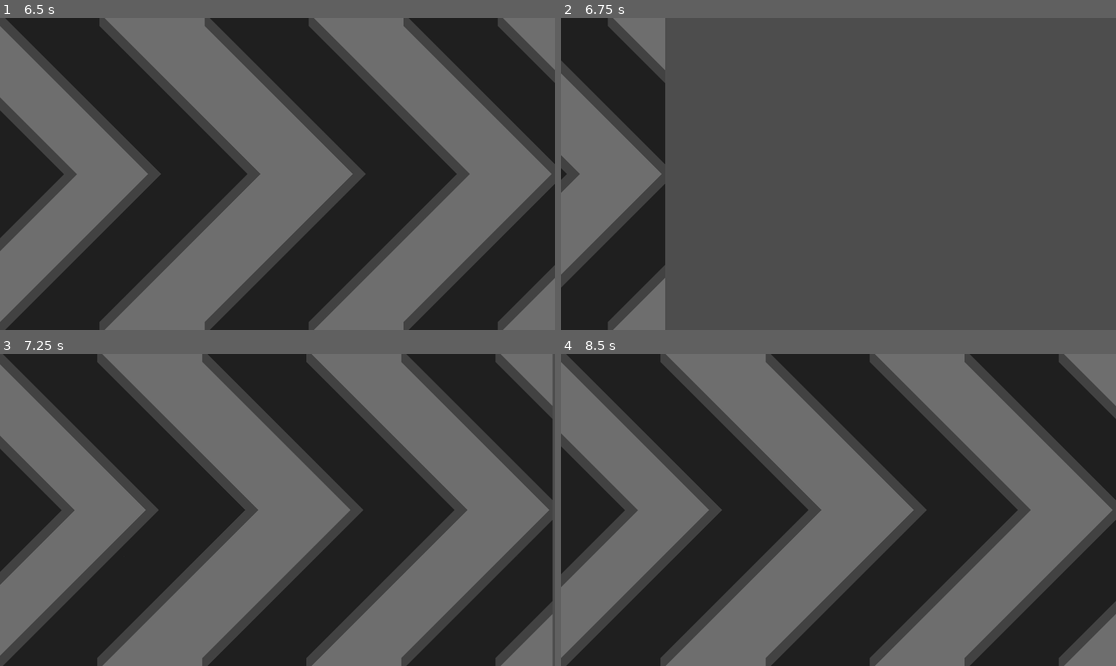
Above: before the commit, frames 1-4 (two rows, left to right).
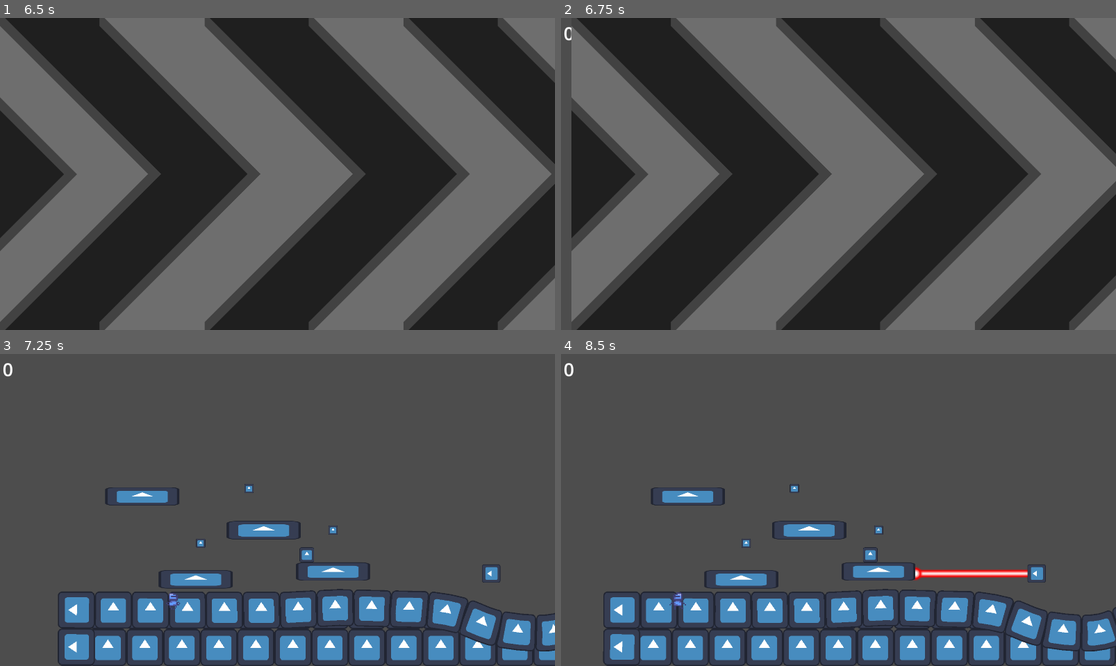
Above: after the commit, the same moments.

Repository: charliegregg/TriJamTTT
Game: Godot game, scene res://levels/level_1.tscn
Two runs of this game, one before a commit and one after it. Both use one fixed random seed, a clock stepped at 60 frames per second and the inputs below. The engine's default icon, where the game draws it, is replaced by a stand-in: a white triangle on a blue panel in a dark square.
Inputs (mouse positions are in pixels of both pictures, inside the frame that each line leads up to):
- Up to frame 1 (6.5 s): tap Enter at 0.5 s; move the mouse to (249, 236) at 0.52 s; hold D (move_right) 0.53-1.25 s; hold Alt 0.53-1.25 s; click (249, 236) at 0.67 s; tap Space (move_jump) at 0.77, 3.77 s; drag from (444, 220) to (177, 208) at 1.27 s; move the mouse to (111, 127) at 2.02 s; hold A (move_left) 2.03-2.75 s; hold Ctrl 2.03-2.75 s; drag from (305, 174) to (399, 236) at 2.77 s; move the mouse to (194, 96) at 3.52 s; hold A (move_left) 3.53-4.25 s; hold Alt 3.53-4.25 s; drag from (399, 158) to (194, 96) at 4.27 s; move the mouse to (166, 189) at 5.02 s; hold D (move_right) 5.03-5.75 s; hold Ctrl 5.03-5.75 s; click (166, 189) at 5.17 s; drag from (333, 105) to (166, 189) at 5.77 s
- Up to frame 2 (6.75 s): move the mouse to (810, 236) at 6.52 s; hold D (move_right) from 6.53 s (still down); hold Alt from 6.53 s (still down)
- Up to frame 3 (7.25 s): keep holding D (move_right); keep holding Alt; tap Space (move_jump) at 6.77 s
- Up to frame 4 (8.5 s): release D (move_right) at 7.25 s; release Alt at 7.25 s; drag from (1005, 556) to (810, 572) at 7.27 s; move the mouse to (672, 463) at 8.02 s; hold A (move_left) from 8.03 s (still down); hold Ctrl from 8.03 s (still down)

Frame 1 is identical in both runs. In frame 2, 86% of the frame differs, in the area x 0-100%, y 0-100%; in frame 3, 87%; in frame 4, 87%.

Commit message:
bug

Diff:
--- a/scripts/player.gd
+++ b/scripts/player.gd
@@ -68,7 +68,7 @@
 	velocity += inp * speed * delta / 2
 	velocity.x *= exp(-friction * delta)
 
-	if position.y > 2000:
+	if position.y > 2000 and alive:
 		die()
 
 
Not shown: 22 places in resources/level_part_a.tres that only renumber resources
